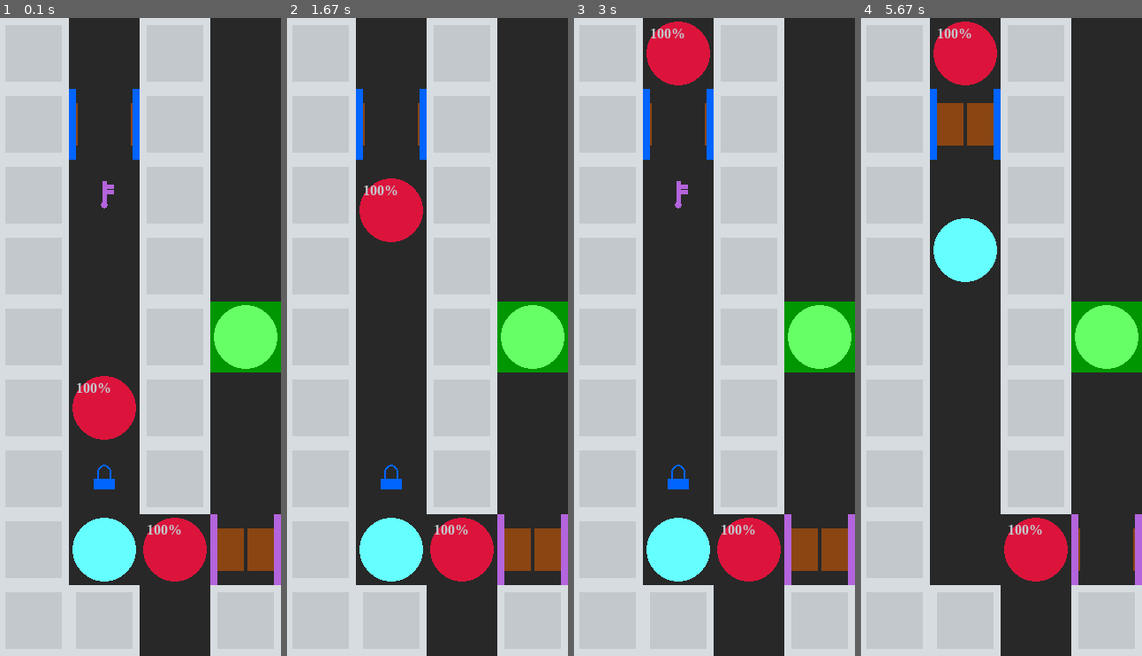
Above: before the commit, frames 1-4 (left to right).
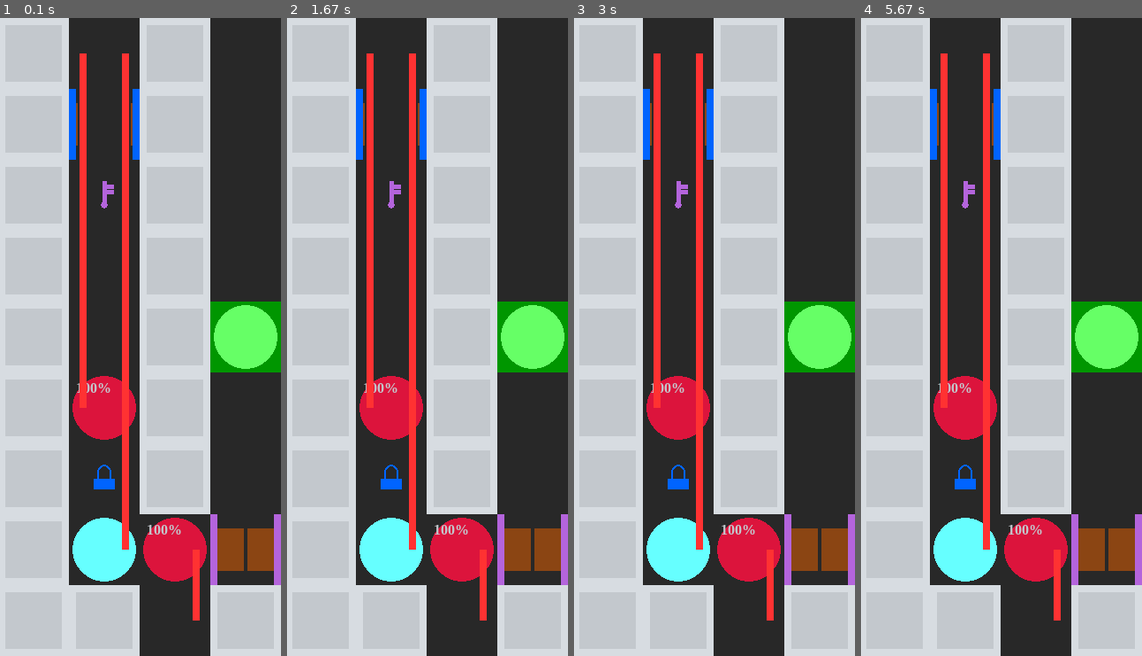
Above: after the commit, the same moments.

Repository: WingedSeal/mazegame
Game: pygame game, started from src/main.py
The game is run twice, just before and just after one commit, with the same random seed, the same clock (stepped at 60 frames per second) and the same inputs.
Inputs:
- Up to frame 1 (0.1 s): no input
- Up to frame 2 (1.67 s): no input
- Up to frame 3 (3 s): no input
- Up to frame 4 (5.67 s): no input

The runs differ from the first frame. In frame 1, 3.6% of the frame differs, in the area x 28-72%, y 5-95%; in frame 2, 6.5%; in frame 3, 6.7%; in frame 4, 12%, in the area x 25-97%, y 0-95%.

Commit message:
feat: add base preview class

Diff:
--- a/src/main.py
+++ b/src/main.py
@@ -1,17 +1,11 @@
+from mazegame.preview import Preview
 from mazegame import *
 
 
 def script():
-    for _ in range(5):
-        wait()
-    for _ in range(5):
-        move(UP)
-    for _ in range(5):
-        move(DOWN)
-    move(RIGHT)
-    move(RIGHT)
-    for _ in range(3):
-        move(UP)
+    return
 
 
-run(script, NORMAL4)
+Preview(NORMAL4).run()
+
+# run(script, NORMAL4)
--- a/src/mazegame/__init__.py
+++ b/src/mazegame/__init__.py
@@ -1,2 +1,3 @@
 from . import _hide_pygame_prompt
 from .api import *
+from . import preview
--- a/src/mazegame/map.py
+++ b/src/mazegame/map.py
@@ -54,6 +54,15 @@
         surfs: SurfsType,
     ) -> None:
         pass
+
+    def preview_init(
+        self,
+        pos: tuple[int, int],
+        tile_size: int,
+        surfs: SurfsType,
+    ) -> None:
+        """Used for preview only"""
+        self.init(pos, tile_size, surfs)
 
     def _pos_to_pixel(
         self, pos: tuple[int, int], padding: tuple[int, int] = (0, 0)
@@ -598,15 +607,31 @@
                 0.9 * tile_size // 2,
             )
 
-            self.surf.blit(
-                pygame.font.SysFont(
-                    "Times New Roman", tile_size // 5, bold=True
-                ).render(f"{self.chance_to_move:.0%}", True, _BLOCK_COLOR),
-                (tile_size * 0.1, tile_size * 0.1),
-            )
             surfs[type(self)] = self.surf
         else:
             self.surf = surfs[type(self)]
+        self.rect = self.surf.get_rect()
+
+    def preview_init(
+        self, pos: tuple[int, int], tile_size: int, surfs: SurfsType
+    ) -> None:
+        self.tile_size = tile_size
+        self.pos = pos
+        self.surf = pygame.Surface((tile_size, tile_size), pygame.SRCALPHA)
+        pygame.draw.circle(
+            self.surf,
+            _ENEMY_COLOR,
+            (tile_size // 2, tile_size // 2),
+            0.9 * tile_size // 2,
+        )
+
+        self.surf.blit(
+            pygame.font.SysFont("Times New Roman", tile_size // 5, bold=True).render(
+                f"{self.chance_to_move:.0%}", True, _BLOCK_COLOR
+            ),
+            (tile_size * 0.1, tile_size * 0.1),
+        )
+
         self.rect = self.surf.get_rect()
 
     def interacted_with(self, other_tile: Tile, game: "Game") -> None:
--- /dev/null
+++ b/src/mazegame/preview.py
@@ -0,0 +1,196 @@
+from math import floor
+from typing import cast
+import pygame
+from pygame import locals
+
+from .color import Color
+
+from .direction import Direction
+from .game import Game
+from .map import Enemy, Map, SurfsType
+
+
+_ARROW_PADDING = 0.2
+_ARROW_WIDTH = 0.1
+
+
+class ColorGenerator:
+    def get_color(self) -> pygame.Color:
+        return Color.RED.value
+
+
+def enemy_to_path_points(
+    enemy: Enemy,
+) -> list[tuple[float, float, float, float, Direction] | tuple[int, int, int]]:
+    """
+    Create list of path points to generate arrow
+
+    :param enemy: Enenmy
+    :return: List of either (tuple of start_pos.x, start_pos.y, end_pos.x, end_pos.y, direction) for move or (tuple of pos.x, pos.y, times) for halt
+    """
+    path = enemy.path
+    starting_point = enemy.pos
+    last_move = None
+    last_move_count = 1
+    condensed_path: list[tuple[Direction, int]] = []
+    for move in path:
+        if move != last_move:
+            if last_move is not None:
+                condensed_path.append((last_move, last_move_count))
+                last_move_count = 1
+            last_move = move
+        else:
+            last_move_count += 1
+    print(condensed_path)
+    path_points: list[
+        tuple[float, float, float, float, Direction] | tuple[int, int, int]
+    ] = []
+    _path_points_tile: list[tuple[int, int]] = [starting_point]
+    for direction, length in condensed_path:
+        match direction:  # The arrow is on the left of the direction its facing ()
+            case Direction.UP:
+                new_path = (
+                    _path_points_tile[-1][0] + _ARROW_PADDING,
+                    _path_points_tile[-1][1] + 0.5,
+                    _path_points_tile[-1][0] + _ARROW_PADDING,
+                    _path_points_tile[-1][1] - length + 0.5,
+                    direction,
+                )
+            case Direction.DOWN:
+                new_path = (
+                    _path_points_tile[-1][0] + 1 - _ARROW_PADDING,
+                    _path_points_tile[-1][1] + 0.5,
+                    _path_points_tile[-1][0] + 1 - _ARROW_PADDING,
+                    _path_points_tile[-1][1] + length + 0.5,
+                    direction,
+                )
+            case Direction.LEFT:
+                new_path = (
+                    _path_points_tile[-1][0] - 0.5,
+                    _path_points_tile[-1][0] + _ARROW_PADDING,
+                    _path_points_tile[-1][0] - length - 0.5,
+                    _path_points_tile[-1][0] + _ARROW_PADDING,
+                    direction,
+                )
+            case Direction.RIGHT:
+                new_path = (
+                    _path_points_tile[-1][0] - 0.5,
+                    _path_points_tile[-1][0] + 1 - _ARROW_PADDING,
+                    _path_points_tile[-1][0] + length - 0.5,
+                    _path_points_tile[-1][0] + 1 - _ARROW_PADDING,
+                    direction,
+                )
+            case Direction.HALT:
+                new_path = (*_path_points_tile[-1], length)
+        path_points.append(new_path)
+        if not isinstance(new_path[0], int):
+            new_path = cast(tuple[float, float, float, float, Direction], new_path)
+            _path_points_tile.append((floor(new_path[2]), floor(new_path[3])))
+    return path_points
+
+
+class Preview:
+    def __init__(self, map: Map) -> None:
+        self.map = map
+        self.surfs: SurfsType = {}
+        self.tile_size, self.screen_width, self.screen_height = self._get_tile_size()
+        pygame.init()
+        self.display_surface = pygame.display.set_mode(
+            (self.screen_width, self.screen_height)
+        )
+        self.color_generator = ColorGenerator()
+        for y, row in enumerate(self.map.map):
+            for x, tile in enumerate(row):
+                if tile is None:
+                    continue
+                tile.preview_init((x, y), self.tile_size, self.surfs)
+                if tile.tile_under is not None:
+                    tile.tile_under.preview_init((x, y), self.tile_size, self.surfs)
+                    tile.tile_under.rect.topleft = tile.tile_under.get_top_left((x, y))
+                tile.rect.topleft = tile.get_top_left((x, y))
+                if tile._auto_remove:
+                    self.map.map[y][x] = tile.tile_under
+
+    def _get_tile_size(self) -> tuple[int, int, int]:
+        """
+        Calculate tile size in pixel from map
+
+        :return: Tuple of tile_size, screen_width, screen_height
+        """
+        max_width = Game.DEFAULT_WIDTH // self.map.width
+        max_height = Game.DEFAULT_HEIGHT // self.map.height
+        tile_size = min(max_width, max_height)
+        screen_width = self.map.width * tile_size
+        screen_height = self.map.height * tile_size
+        return tile_size, screen_width, screen_height
+
+    def teardown(self) -> None:
+        pygame.quit()
+
+    def draw_halt(self, pos: tuple[int, int], times: int) -> None:
+        pass
+
+    def draw_arrow(
+        self,
+        start_pos: tuple[float, float],
+        end_pos: tuple[float, float],
+        direction: Direction,
+    ) -> None:
+        print(start_pos, end_pos, direction)
+        color = self.color_generator.get_color()
+        left = min(start_pos[0], end_pos[0])
+        top = min(start_pos[1], end_pos[1])
+        match direction:
+            case Direction.UP | Direction.DOWN:
+                size_x = _ARROW_WIDTH
+                size_y = abs(end_pos[1] - start_pos[1])
+                left -= _ARROW_WIDTH / 2
+            case Direction.LEFT | Direction.RIGHT:
+                size_x = abs(end_pos[0] - start_pos[0])
+                size_y = _ARROW_WIDTH
+                top -= _ARROW_WIDTH / 2
+            case Direction.HALT:
+                raise ValueError("Cannot draw arrow for halt")
+
+        self.display_surface.fill(
+            color,
+            (
+                left * self.tile_size,
+                top * self.tile_size,
+                size_x * self.tile_size,
+                size_y * self.tile_size,
+            ),
+        )
+
+    def run(self) -> None:
+        self.display_surface.fill(Game.BG_COLOR)
+        for row in self.map.map:
+            for tile in row:
+                if tile is None:
+                    continue
+                assert hasattr(tile, "surf")
+                assert hasattr(tile, "rect")
+                if tile.tile_under is not None:
+                    self.display_surface.blit(
+                        tile.tile_under.surf, tile.tile_under.rect
+                    )
+                self.display_surface.blit(tile.surf, tile.rect)
+        enemies = self.map.get_tiles(Enemy)
+        for i, enemy in enumerate(enemies):
+            path_points = enemy_to_path_points(enemy)
+            for path_point in path_points:
+                if isinstance(path_point[0], int):
+                    path_point = cast(tuple[int, int, int], path_point)
+                    self.draw_halt(path_point[0:2], path_point[2])
+                else:
+                    path_point = cast(
+                        tuple[float, float, float, float, Direction], path_point
+                    )
+                    self.draw_arrow(path_point[0:2], path_point[2:4], path_point[4])
+
+        pygame.display.update()
+        while True:
+            for event in pygame.event.get():
+                if event.type == locals.QUIT:
+                    self.teardown()
+                    return
